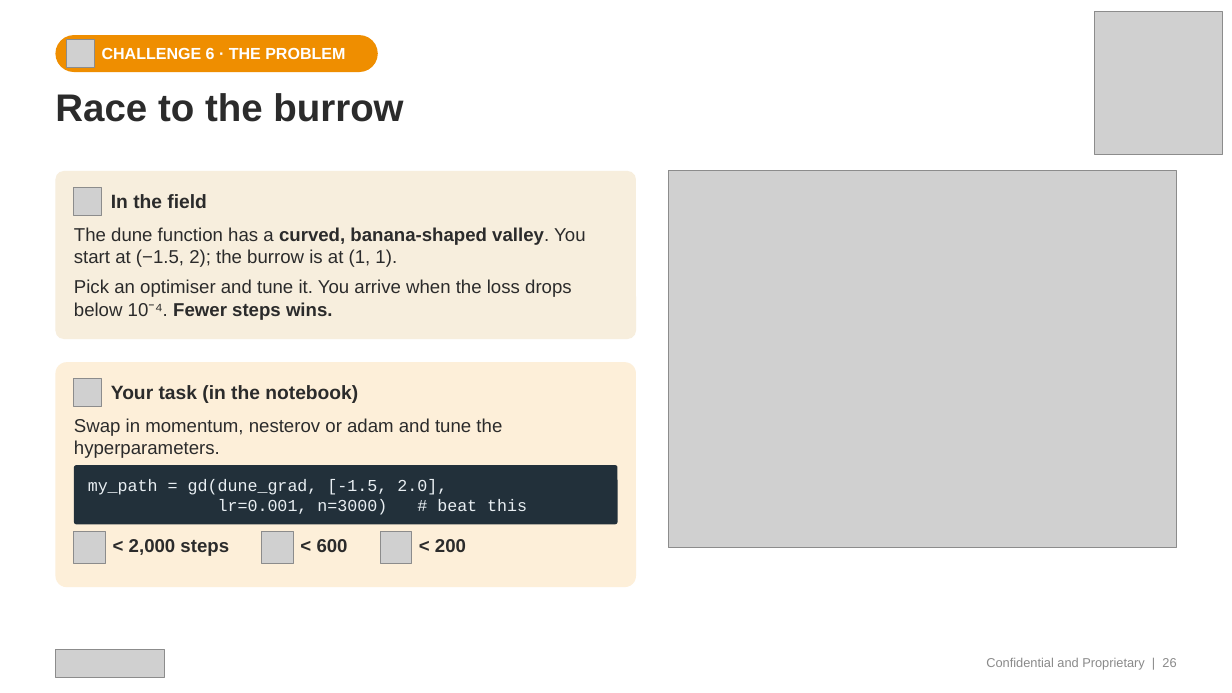
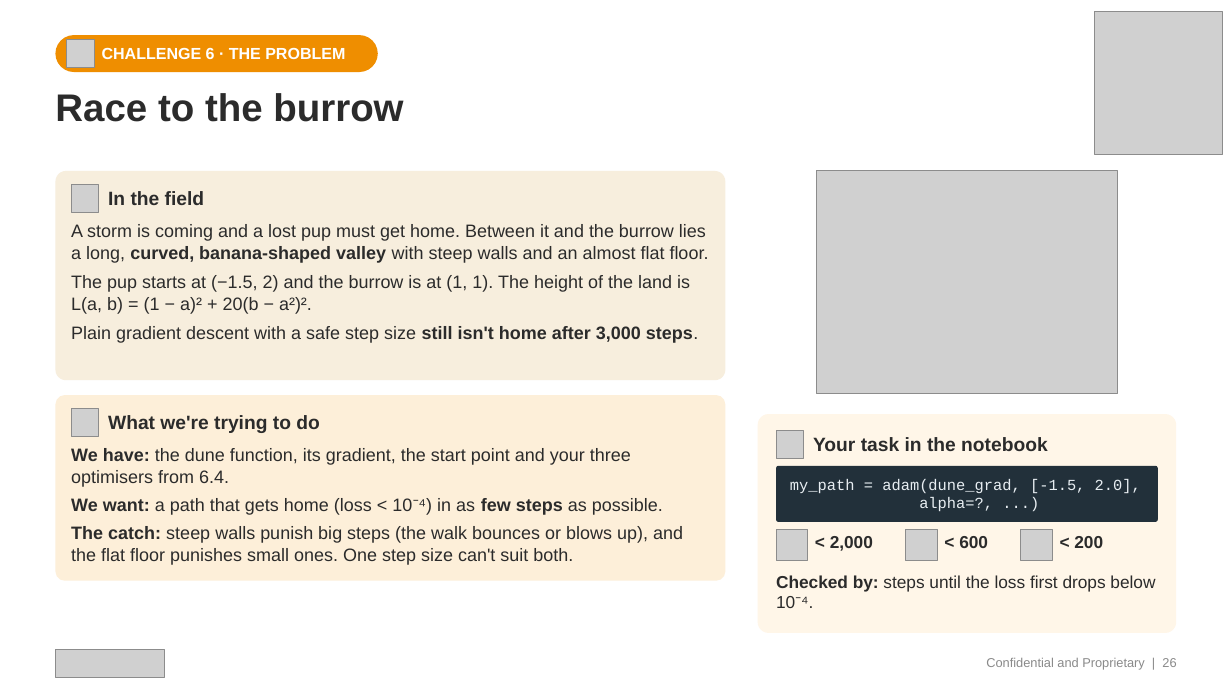
Before and after one commit to transitionbio/udl-ch1-8-tutorial, a slide deck: slide 26 of slides/TBio_UDL_Ch1-8_OneHour.pptx. Drawn at 1232x693 pixels with LibreOffice and Linux fonts; fonts in the diff are those of the drawing; grey boxes stand for pictures. Boxes give left, top, right and bottom in pixels: in the first picture for what was removed or moved away, otherwise in the second. Text is boxed around its words. In the diff, an @@ line names an element or a change of style, - is before the commit and + after.

```diff
--- a/slides/TBio_UDL_Ch1-8_OneHour.pptx
+++ b/slides/TBio_UDL_Ch1-8_OneHour.pptx
@@ rounded rectangle: place and size @@
-rounded rectangle at [55, 171, 636, 339]
+rounded rectangle at [55, 171, 726, 381]
@@ picture: place and size @@
-picture at [668, 171, 1177, 548]
+picture at [817, 171, 1117, 394]
@@ text at [71, 224, 709, 343]: text changed; size 14.5 to 14 pt @@
-The dune function has a curved, banana-shaped valley. You start at (−1.5, 2); the burrow is at (1, 1).
-Pick an optimiser and tune it. You arrive when the loss drops below 10⁻⁴. Fewer steps wins.
+A storm is coming and a lost pup must get home. Between it and the burrow lies a long, curved, banana-shaped valley with steep walls and an almost flat floor.
+The pup starts at (−1.5, 2) and the burrow is at (1, 1). The height of the land is L(a, b) = (1 − a)² + 20(b − a²)².
+Plain gradient descent with a safe step size still isn't home after 3,000 steps.
@@ rounded rectangle: place and size @@
-rounded rectangle at [55, 362, 636, 588]
+rounded rectangle at [55, 396, 726, 581]
@@ picture added at [71, 409, 99, 436] @@
@@ text added at [108, 415, 319, 433], 15 pt, text #2B2B2B, bold @@
+What we're trying to do
@@ rounded rectangle added at [758, 414, 1177, 633], fill #FFF6E8 @@
@@ text at [71, 448, 683, 565]: text changed; size 14.5 to 14 pt @@
-Swap in momentum, nesterov or adam and tune the hyperparameters.
+We have: the dune function, its gradient, the start point and your three optimisers from 6.4.
+We want: a path that gets home (loss < 10⁻⁴) in as few steps as possible.
+The catch: steep walls punish big steps (the walk bounces or blows up), and the flat floor punishes small ones. One step size can't suit both.
@@ picture: place and size @@
-picture at [74, 379, 102, 407]
+picture at [776, 431, 804, 458]
@@ text at [813, 437, 1048, 451]: text changed @@
-Your task (in the notebook)
+Your task in the notebook
@@ rounded rectangle removed at [74, 465, 617, 524] @@
@@ rounded rectangle added at [776, 466, 1158, 522], fill #22303A @@
@@ text at [790, 479, 1141, 511]: text changed; size 13 to 12 pt @@
-my_path = gd(dune_grad, [-1.5, 2.0],
-lr=0.001, n=3000) # beat this
+my_path = adam(dune_grad, [-1.5, 2.0],
+alpha=?, ...)
@@ picture: place and size @@
-picture at [74, 531, 105, 563]
+picture at [776, 530, 808, 561]
@@ text at [830, 536, 873, 551]: text changed; size 14.5 to 13.5 pt @@
-< 2,000 steps
+< 2,000
@@ picture: place and size @@
-picture at [262, 531, 293, 563]
+picture at [906, 530, 937, 561]
@@ text "< 600": place and size @@
-text "< 600" at [317, 539, 348, 552]
+text "< 600" at [959, 536, 988, 548]
@@ text "< 600" at [959, 536, 988, 548]: size 14.5 to 13.5 pt @@
@@ picture: place and size @@
-picture at [380, 531, 411, 563]
+picture at [1021, 530, 1053, 561]
@@ text "< 200": place and size @@
-text "< 200" at [435, 539, 466, 552]
+text "< 200" at [1074, 536, 1103, 548]
@@ text "< 200" at [1074, 536, 1103, 548]: size 14.5 to 13.5 pt @@
@@ text added at [776, 575, 1155, 608], 13.5 pt, text #2B2B2B @@
+Checked by: steps until the loss first drops below 10⁻⁴.
```
Also in this commit, not shown: 23 other slides changed, 1 other file.
